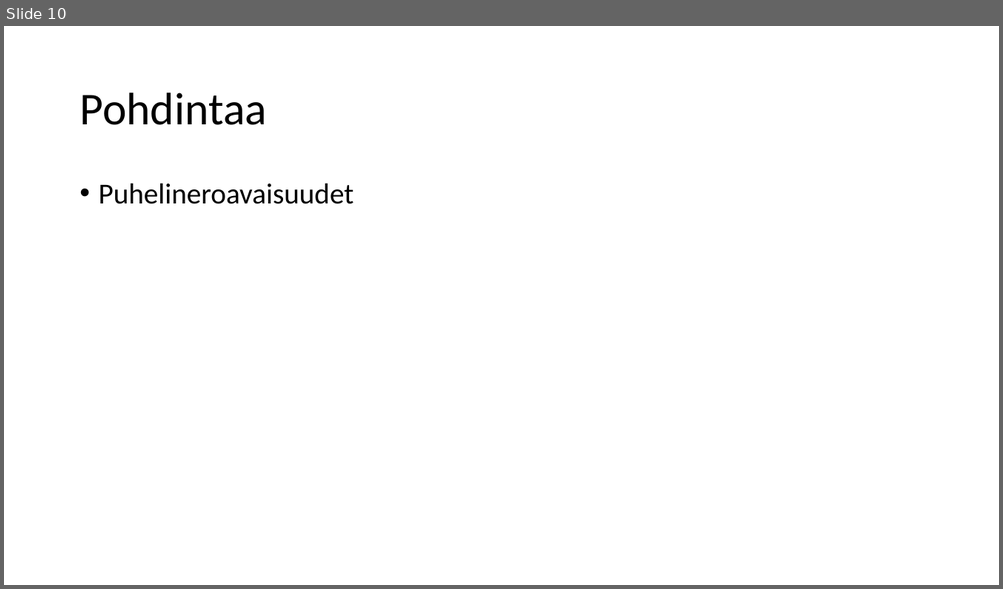
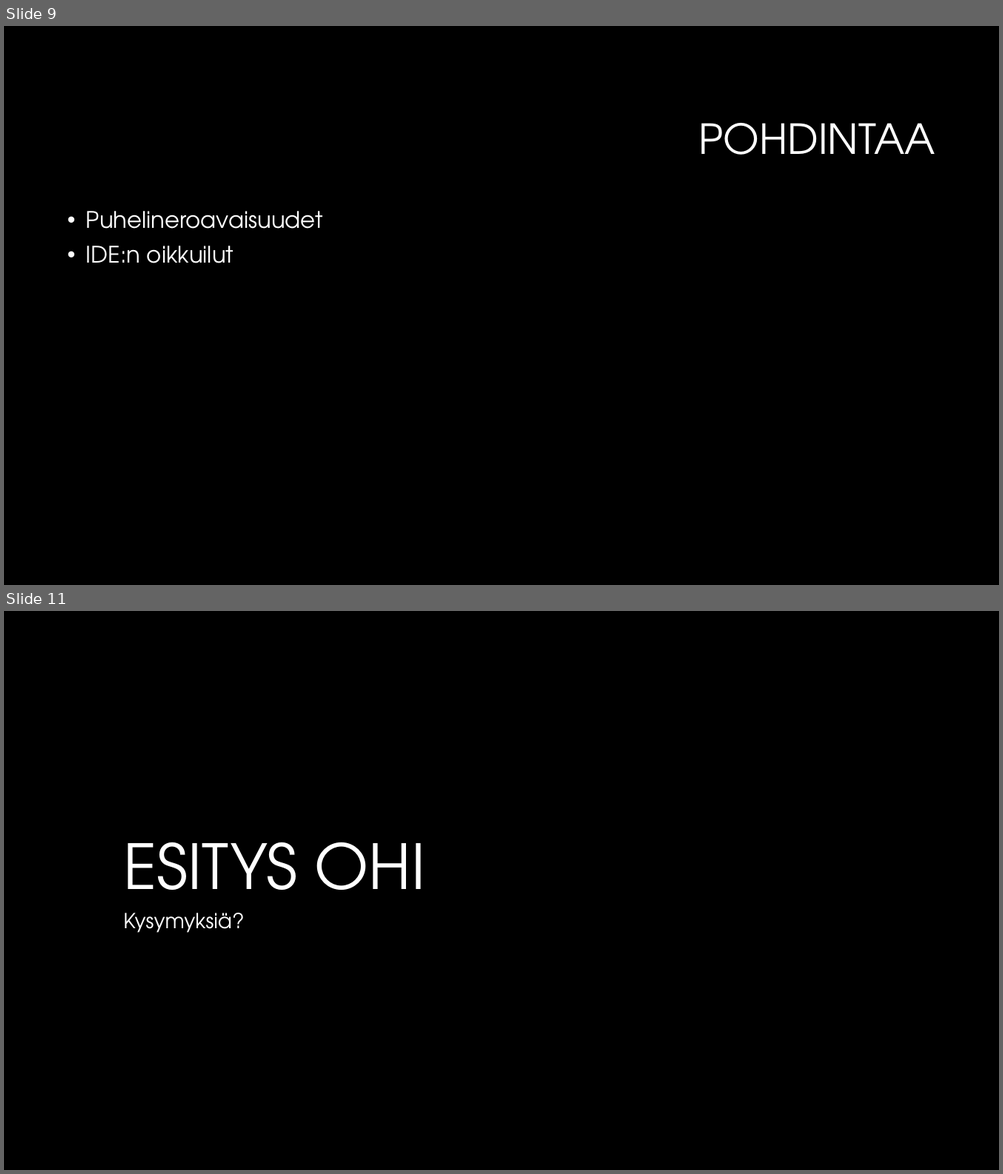
Before and after one commit to Jisti007/Mobile-Project-ideal-broccoli, a slide deck: documentation/presentation/Project Onslaught.pptx. Shown one above the other, each under a label of ours: slide 10 before the commit, slides 9 and 11 after it; the slides between them are not shown. The pictures are 1003x589 and 1003x1174 pixels, drawn with LibreOffice and Linux fonts; fonts in the diff are those of the drawing; background and template pictures are left out. Boxes give left, top, right and bottom in pixels: in the first picture for what was removed or moved away, otherwise in the second. Text is boxed around its words. In the diff, an @@ line names an element or a change of style, - is before the commit and + after.

```diff
--- a/documentation/presentation/Project Onslaught.pptx
+++ b/documentation/presentation/Project Onslaught.pptx
@@ slide 11 added at (4, 611, 999, 1170), background #000000 @@
@@ title added at (123, 842, 425, 918), 60 pt, text #FFFFFF @@
+ESITYS OHI
@@ subtitle added at (123, 913, 244, 933), 20 pt, text #FFFFFF @@
+Kysymyksiä?
@@ what was slide 10 is now slide 9 @@
@@ slide 9 changed as well @@
@@ background #FFFFFF to #000000 @@
@@ title at (699, 123, 935, 155): text changed; size 44 to 40 pt; font Calibri to TeX Gyre Adventor; text colour #000000 to #FFFFFF @@
-Pohdintaa
+POHDINTAA
@@ text "Puhelineroavaisuudet": place and size @@
-text "Puhelineroavaisuudet" at (99, 183, 354, 204)
+text "Puhelineroavaisuudet" at (86, 211, 323, 264)
@@ text at (86, 211, 323, 229): size 28 to 22 pt, font Calibri to TeX Gyre Adventor, text colour #000000 to #FFFFFF in "Puhelineroavaisuudet" @@
@@ text at (86, 246, 233, 264): paragraph added @@
+• IDE:n oikkuilut
```
Also in this commit, not shown: 7 other slides changed, 2 other slides added, 2 slides removed, 6 other files.
